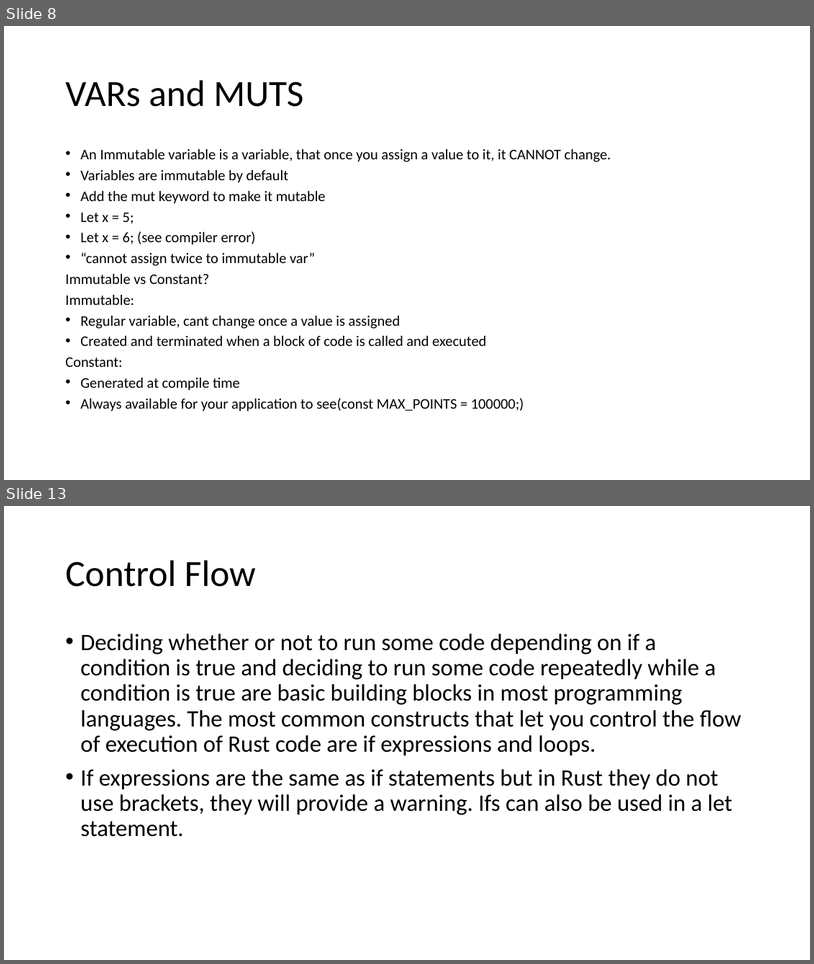
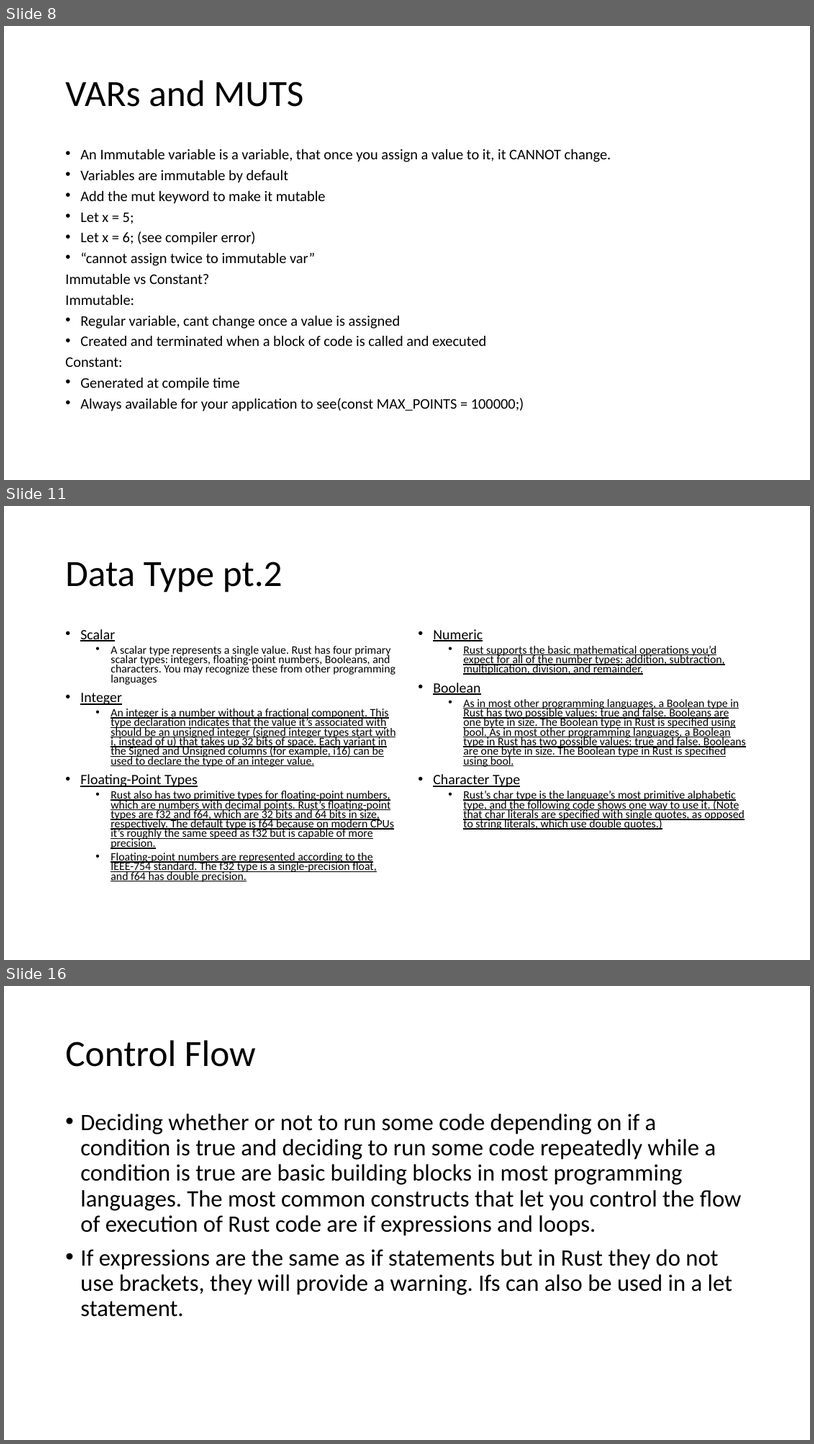
Before and after one commit to AlexbMitchelmore/WebDevRust, a slide deck: RUST.pptx. Shown one above the other, each under a label of ours: slides 8 and 13 before the commit, slides 8, 11 and 16 after it; the slides between them are not shown. The pictures are 814x964 and 814x1444 pixels, drawn with LibreOffice and Linux fonts; fonts in the diff are those of the drawing. Boxes give left, top, right and bottom in pixels: in the first picture for what was removed or moved away, otherwise in the second. Text is boxed around its words. In the diff, an @@ line names an element or a change of style, - is before the commit and + after.

```diff
--- a/RUST.pptx
+++ b/RUST.pptx
@@ slide 11 added at bbox=[4, 506, 810, 960], background #FFFFFF @@
@@ title added at bbox=[65, 561, 283, 592], 44 pt, text #000000 @@
+Data Type pt.2
@@ text added at bbox=[80, 629, 396, 882], 13.6 pt, text #000000, underline @@
+• Scalar
+  • A scalar type represents a single value. Rust has four primary scalar types: integers, floating-point numbers, Booleans, and characters. You may recognize these from other programming languages
+• Integer
+  • An integer is a number without a fractional component. This type declaration indicates that the value it’s associated with should be an unsigned integer (signed integer types start with i, instead of u) that takes up 32 bits of space. Each variant in the Signed and Unsigned columns (for example, i16) can be used to declare the type of an integer value.
+• Floating-Point Types
+  • Rust also has two primitive types for floating-point numbers, which are numbers with decimal points. Rust’s floating-point types are f32 and f64, which are 32 bits and 64 bits in size, respectively. The default type is f64 because on modern CPUs it’s roughly the same speed as f32 but is capable of more precision.
+  • Floating-point numbers are represented according to the IEEE-754 standard. The f32 type is a single-precision float, and f64 has double precision.
@@ text added at bbox=[433, 629, 746, 829], 13.6 pt, text #000000, underline @@
+• Numeric
+  • Rust supports the basic mathematical operations you’d expect for all of the number types: addition, subtraction, multiplication, division, and remainder.
+• Boolean
+  • As in most other programming languages, a Boolean type in Rust has two possible values: true and false. Booleans are one byte in size. The Boolean type in Rust is specified using bool. As in most other programming languages, a Boolean type in Rust has two possible values: true and false. Booleans are one byte in size. The Boolean type in Rust is specified using bool.
+• Character Type
+  • Rust’s char type is the language’s most primitive alphabetic type, and the following code shows one way to use it. (Note that char literals are specified with single quotes, as opposed to string literals, which use double quotes.)
@@ what was slide 13 is now slide 16 @@
```
Also in this commit, not shown: 3 slides changed, 5 other slides added, 3 slides removed, 1 other file.
